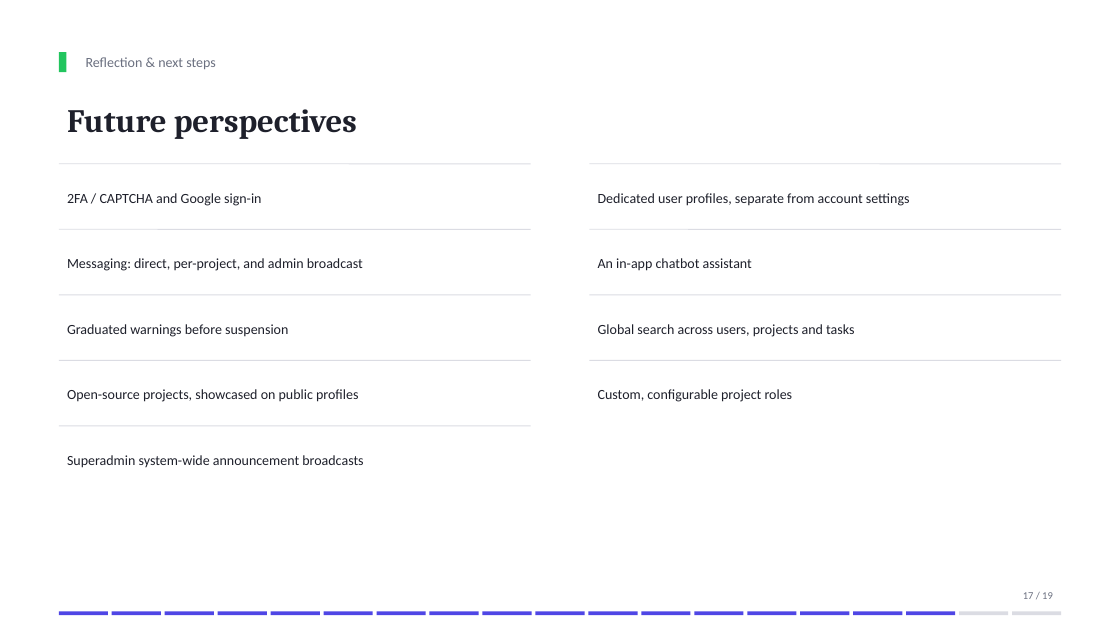
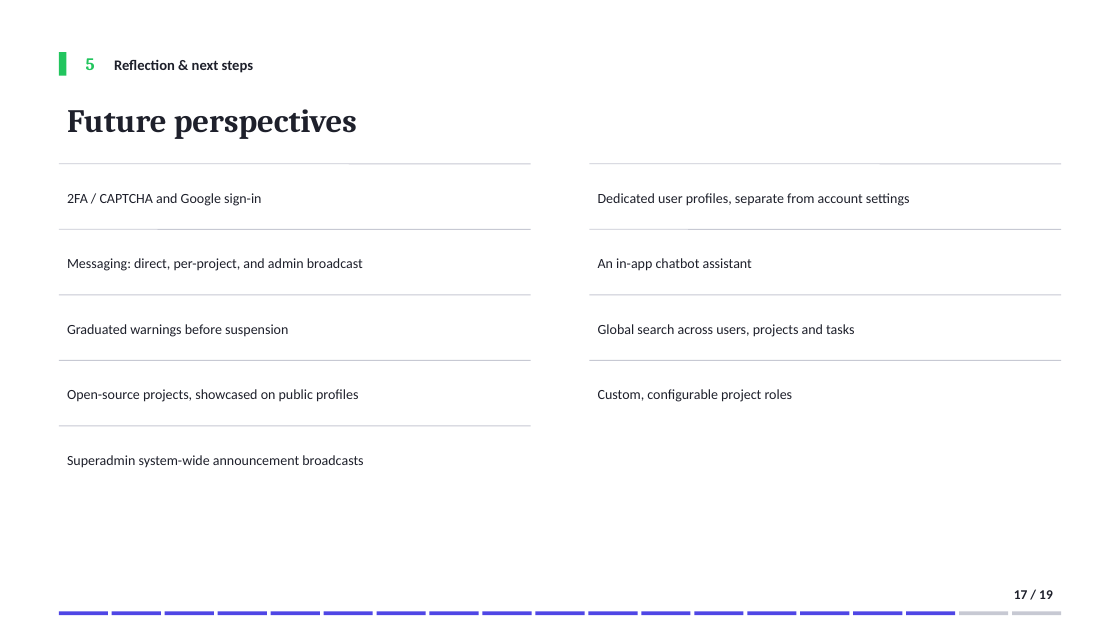
Before and after one commit to domdomxy/synkro, a slide deck: slide 17 of Synkro_PFA_Defense.pptx. Drawn at 1120x630 pixels with LibreOffice and Linux fonts; fonts in the diff are those of the drawing. Boxes give left, top, right and bottom in pixels: in the first picture for what was removed or moved away, otherwise in the second. Text is boxed around its words. In the diff, an @@ line names an element or a change of style, - is before the commit and + after.

```diff
--- a/Synkro_PFA_Defense.pptx
+++ b/Synkro_PFA_Defense.pptx
@@ rectangle: place and size @@
-rectangle at [59, 52, 66, 72]
+rectangle at [59, 52, 66, 76]
@@ text added at [86, 58, 95, 70], 15 pt, text #22C55E, bold @@
+5
@@ text "Reflection & next steps": place and size @@
-text "Reflection & next steps" at [86, 57, 216, 69]
+text "Reflection & next steps" at [114, 60, 253, 73]
@@ text "Reflection & next steps" at [114, 60, 253, 73]: size 12 to 12.5 pt, text colour #6B7080 to #1E202B, bold on @@
@@ line (59, 229) - (531, 229): stroke #DBDCE3 0.75 pt to #C7C9D3 0.75 pt @@
@@ line (590, 229) - (1061, 229): stroke #DBDCE3 0.75 pt to #C7C9D3 0.75 pt @@
@@ line (59, 360) - (531, 360): stroke #DBDCE3 0.75 pt to #C7C9D3 0.75 pt @@
@@ line (590, 360) - (1061, 360): stroke #DBDCE3 0.75 pt to #C7C9D3 0.75 pt @@
@@ text "17 / 19": place and size @@
-text "17 / 19" at [1023, 592, 1053, 599]
+text "17 / 19" at [1014, 590, 1053, 599]
@@ text "17 / 19" at [1014, 590, 1053, 599]: size 9 to 11.5 pt, text colour #6B7080 to #1E202B, bold on @@
@@ rectangle at [960, 612, 1009, 615]: fill #DBDCE3 to #C7C9D3 @@
@@ rectangle at [1012, 612, 1062, 615]: fill #DBDCE3 to #C7C9D3 @@
```
Also in this commit, not shown: 18 other slides changed, 2 other files.
